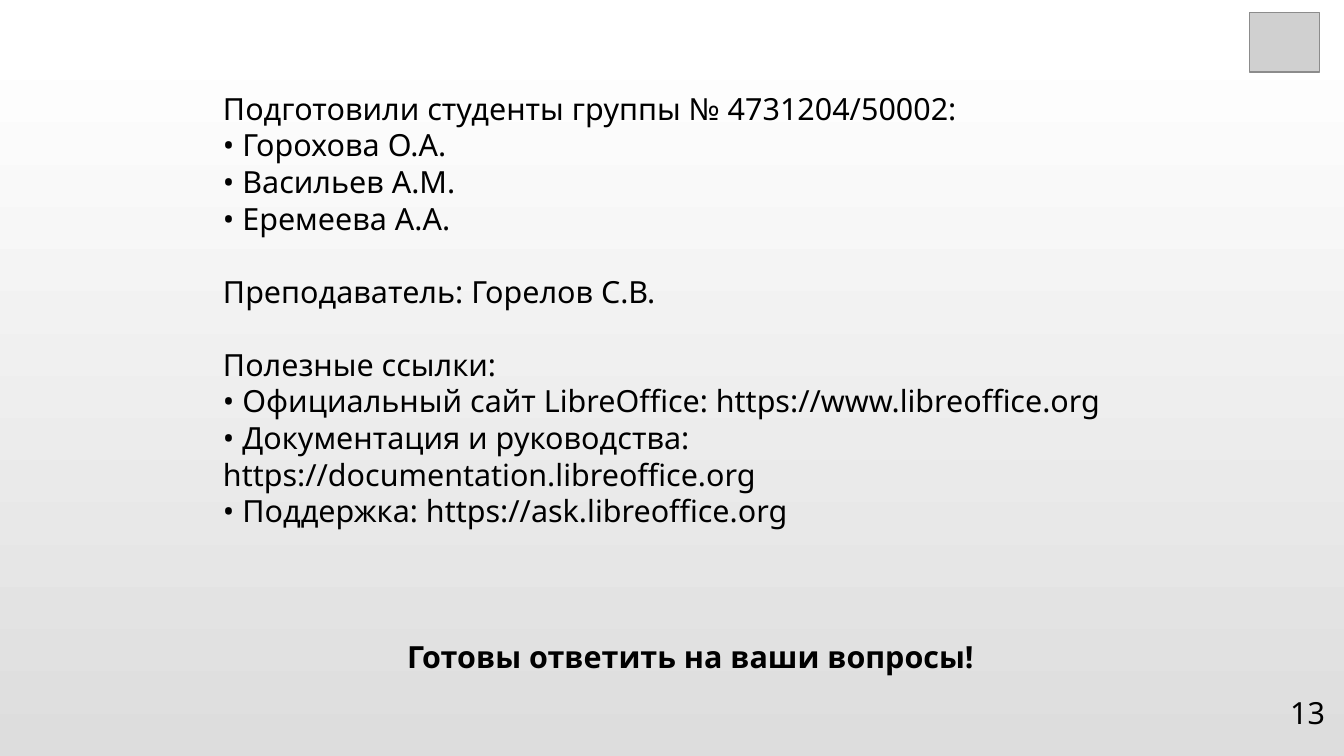
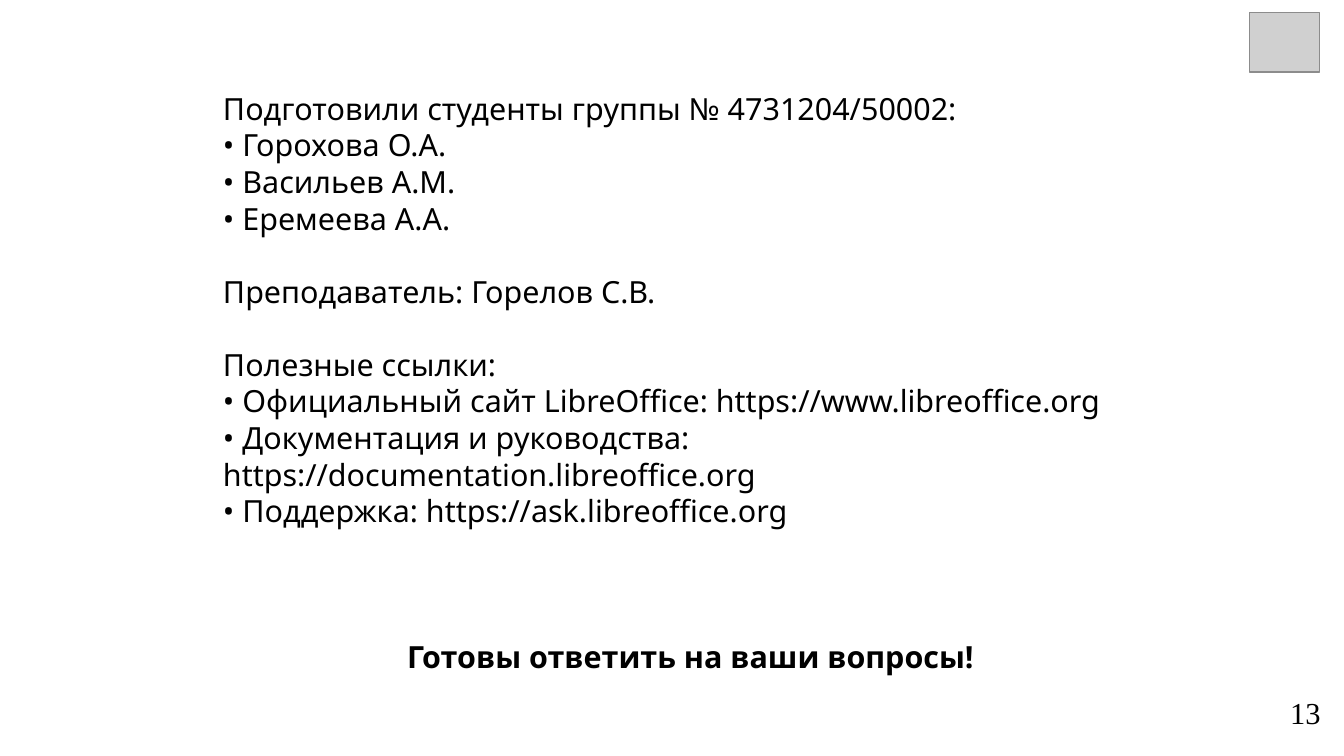
Before and after one commit to Soft-Darkness/df-presentations-2025, a slide deck: slide 13 of 4731204-50002/eremeeva-anna-aleksandrovna/LibreOffice_review.odp. Drawn at 1344x756 pixels with LibreOffice and Linux fonts; fonts in the diff are those of the drawing; grey boxes stand for pictures. Boxes give left, top, right and bottom in pixels: in the first picture for what was removed or moved away, otherwise in the second. Text is boxed around its words. In the diff, an @@ line names an element or a change of style, - is before the commit and + after.

```diff
--- a/4731204-50002/eremeeva-anna-aleksandrovna/LibreOffice_review.odp
+++ b/4731204-50002/eremeeva-anna-aleksandrovna/LibreOffice_review.odp
@@ background gradient #FFFFFF to #DDDDDD to #FFFFFF @@
@@ page number at [1290, 704, 1320, 725]: font Noto Sans to Times New Roman @@
```
Also in this commit, not shown: 11 other slides changed, 1 other file.
